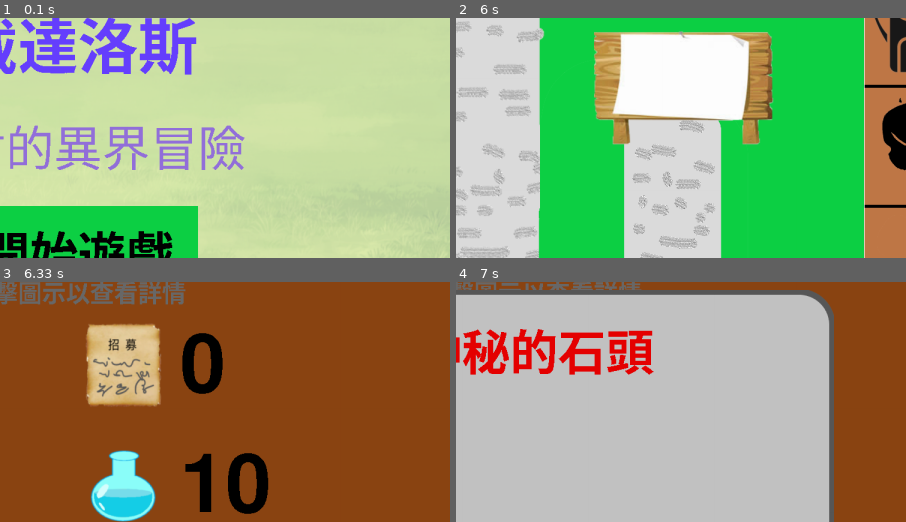
Above: before the commit, frames 1-4 (two rows, left to right).
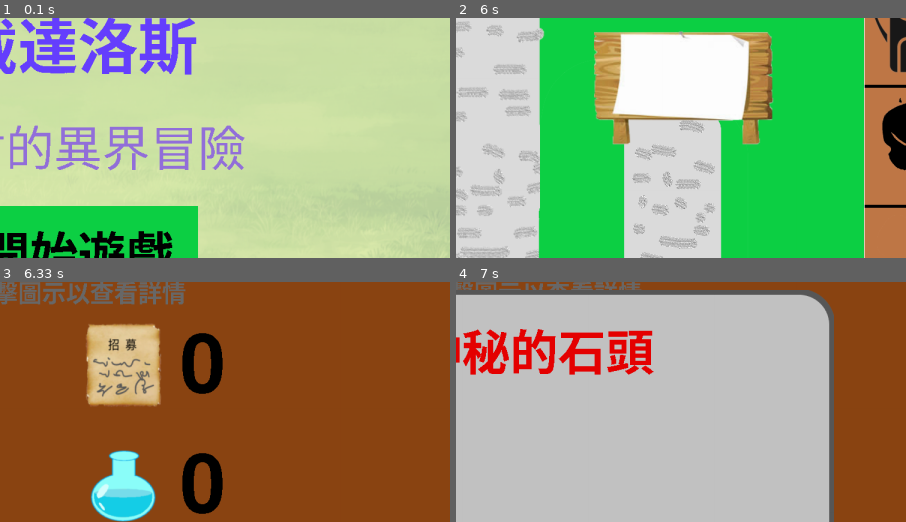
Above: after the commit, the same moments.

Repository: Randyflourish/Pygame-first-work
Game: pygame game, started from 戴達洛斯：竹君的異界冒險/main/main.py
The game is run twice, just before and just after one commit, with the same random seed, the same clock (stepped at 60 frames per second) and the same inputs.
Inputs (mouse positions are % of the whole screen's width and height, from its top left):
- Up to frame 1 (0.1 s): no input
- Up to frame 2 (6 s): click (50, 59) at 0.38 s; hold Right 0.67-1.13 s; hold Up 1.22-1.52 s; hold Right 1.55-2.02 s; hold Left 2.05-2.58 s; hold Down 2.62-2.92 s; hold Left 2.95-3.35 s; hold Up 3.38-3.75 s; hold Right 3.78-4.42 s; hold Down 4.45-4.82 s; hold Left 4.85-5.32 s; hold Right 5.35-5.82 s; hold Up from 5.85 s (still down)
- Up to frame 3 (6.33 s): release Up at 6.15 s; click (93, 12) at 6.23 s
- Up to frame 4 (7 s): click (55, 78) at 6.57 s
The pictures show only the part of the screen within x 41-91%, y 11-61%; the shares and areas given below are measured in that part.

Frames 1-2 are identical in both runs. In frame 3, 3.0% of the frame differs, in the area x 40-60%, y 71-97%; in frame 4, nothing differs.

Commit message:
icon and init

Diff:
--- a/戴達洛斯：竹君的異界冒險/main/main.py
+++ b/戴達洛斯：竹君的異界冒險/main/main.py
@@ -4665,8 +4665,8 @@
 variable.usecha = [0]
 sprite_group.battle_sprite.add(sprite.battle_character_1)
 sprite_group.battle_sprite.add(sprite.battle_character_2)
-variable.character_list[0].SKCD = 0"""
-variable.haveitem['exp'] = 10
+variable.character_list[0].SKCD = 0
+variable.haveitem['exp'] = 10"""
 
 while flag.running:
 
Binary file added: 戴達洛斯：竹君的異界冒險/main/image/icon.ico
Not shown, changed: 戴達洛斯：竹君的異界冒險/main.exe
